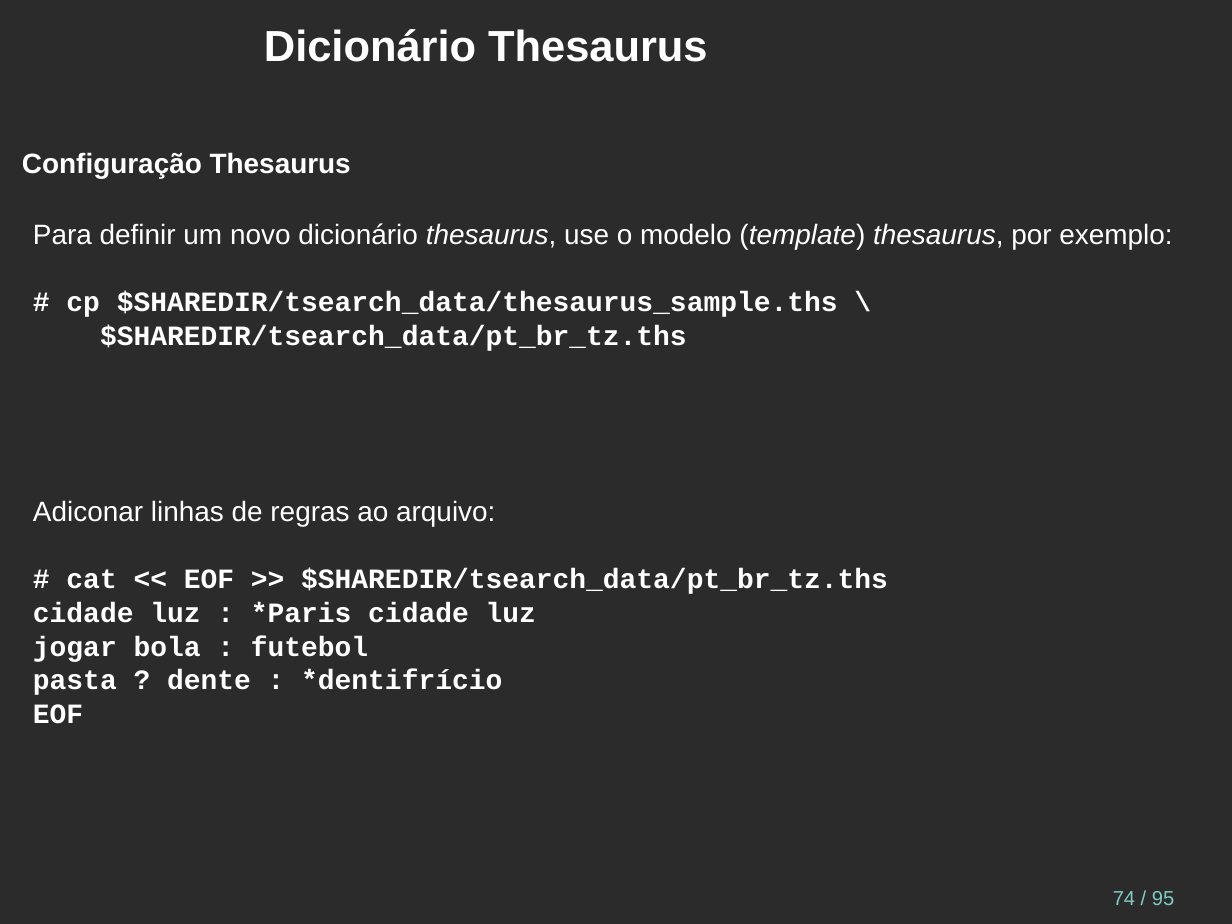
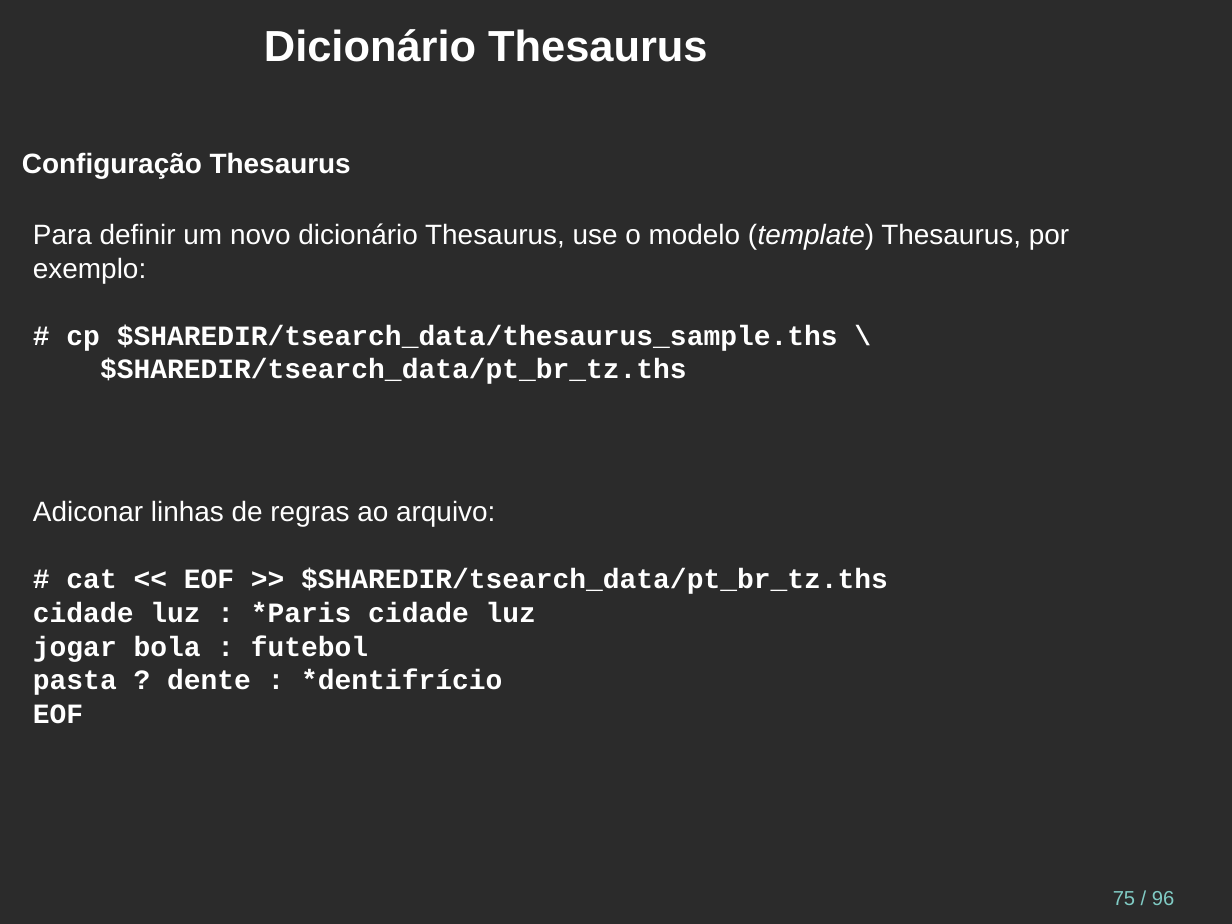
Before and after one commit to juliano777/db_fts, a slide deck: slide 75 of fts_pt-br.odp (slide 74 before the commit). Drawn at 1232x924 pixels with LibreOffice and Linux fonts; fonts in the diff are those of the drawing; background and template pictures are left out; a plain dark background stands for a picture behind light text. Boxes give left, top, right and bottom in pixels: in the first picture for what was removed or moved away, otherwise in the second. Text is boxed around its words. In the diff, an @@ line names an element or a change of style, - is before the commit and + after.

```diff
--- a/fts_pt-br.odp
+++ b/fts_pt-br.odp
@@ text at (33, 223, 1069, 283): text changed @@
-Para definir um novo dicionário thesaurus, use o modelo (template) thesaurus, por exemplo:
+Para definir um novo dicionário Thesaurus, use o modelo (template) Thesaurus, por exemplo:
@@ page number at (1113, 891, 1174, 905): text changed @@
-74 / 95
+75 / 96
```
Also in this commit, not shown: 8 other slides changed, 2 slides added, 1 slide removed.
